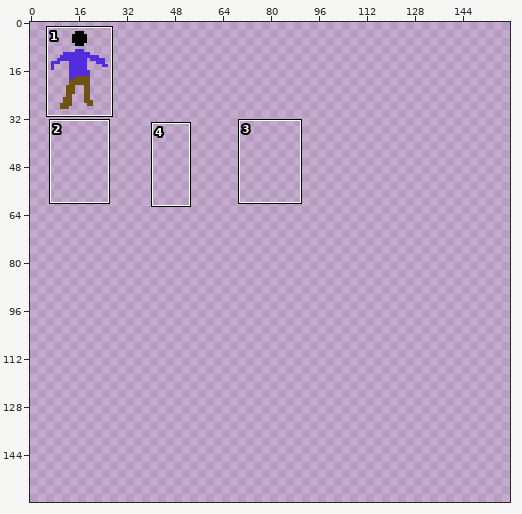
Sprite sheet, stored at graphics/Player.png. The picture above shows the old version from afar; the outline marks the close-up.
Close-up. First the earlier version:
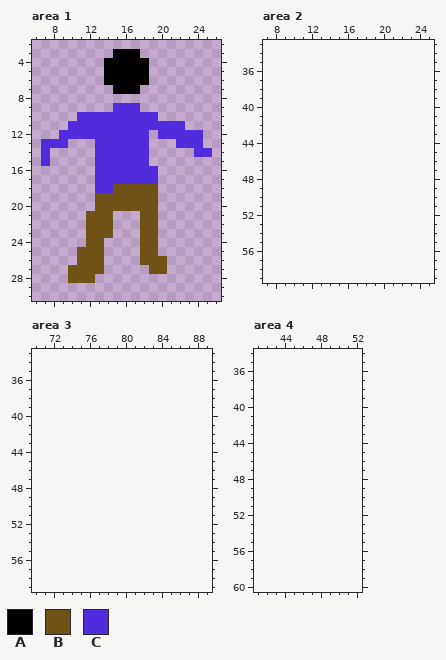
The file is 32x32 pixels. Shown: area 1: x 6..26, y 2..30; area 2: x 7..25, y 33..59; area 3: x 70..89, y 33..59; area 4: x 41..52, y 34..60. The old version is drawn lined up with the new one, on the new canvas. The commit also changed other parts of the picture, which this record leaves out.
Palette (. is transparent): A #000000  B #6f5316  C #512cdc
Pixels before, area 1, first column x 7:
 3 ........AAA........
 4 .......AAAAA.......
 5 .......AAAAA.......
 6 .......AAAAA.......
 7 ........AAA........
 8 ...................
 9 ........CCC........
10 ....CCCCCCCCC......
11 ...CCCCCCCCCCCCC...
12 ..CCCCCCCCCC.CCCCC.
13 CCC...CCCCCC...CCC.
14 C.....CCCCCC.....CC
15 C.....CCCCCC.......
16 ......CCCCCCC......
17 ......CCCCCCC......
18 ......CCBBBBB......
19 ......BBBBBBB......
20 ......BBBBBBB......
21 .....BBB...BB......
22 .....BBB...BB......
23 .....BBB...BB......
24 .....BB....BB......
25 ....BBB....BB......
26 ....BBB....BBB.....
27 ...BBBB.....BB.....
28 ...BBB.............
After:
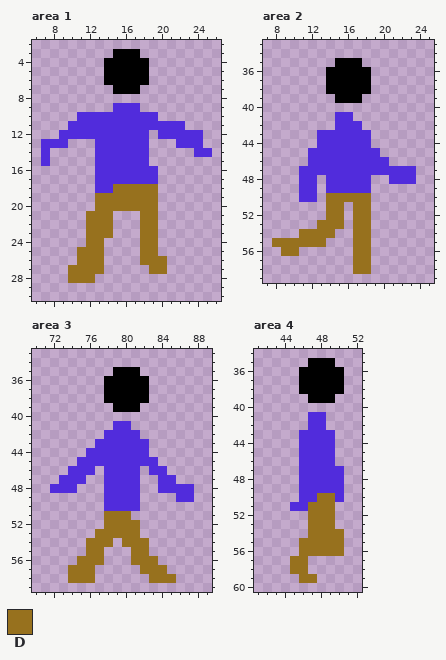
Colours new in this view: D #97711e
What changed:
canvas 32x32 -> 160x160
Area 1:
y 18: x 15..19 BBBBB -> DDDDD
y 19..20: x 13..19 BBBBBBB -> DDDDDDD
y 21..23: x 12..14 BBB -> DDD; x 18..19 BB -> DD
y 24: x 12..13 BB -> DD; x 18..19 BB -> DD
y 25: x 11..13 BBB -> DDD; x 18..19 BB -> DD
y 26: x 11..13 BBB -> DDD; x 18..20 BBB -> DDD
y 27: x 10..13 BBBB -> DDDD; x 19..20 BB -> DD
y 28: x 10..12 BBB -> DDD
Area 2:
y 35: x 15..17 ... -> AAA
y 36..38: x 14..18 ..... -> AAAAA
y 39: x 15..17 ... -> AAA
y 41: x 15..16 .. -> CC
y 42: x 15..17 ... -> CCC
y 43..44: x 13..18 ...... -> CCCCCC
y 45: x 12..19 ........ -> CCCCCCCC
y 46: x 12..20 ......... -> CCCCCCCCC
y 47: x 11..23 ............. -> CCCCCCCCCCCCC
y 48: x 11..12 .. -> CC; x 14..18 ..... -> CCCCC; x 21..23 ... -> CCC
y 49: x 11..12 .. -> CC; x 14..18 ..... -> CCCCC
y 50: x 11..12 .. -> CC; x 14..18 ..... -> DDDDD
y 51..52: x 14..15 .. -> DD; x 17..18 .. -> DD
y 53: x 13..15 ... -> DDD; x 17..18 .. -> DD
y 54: x 11..14 .... -> DDDD; x 17..18 .. -> DD
y 55: x 8..13 ...... -> DDDDDD; x 17..18 .. -> DD
y 56: x 9..10 .. -> DD; x 17..18 .. -> DD
y 57..58: x 17..18 .. -> DD
Area 3:
y 35: x 79..81 ... -> AAA
y 36..38: x 78..82 ..... -> AAAAA
y 39: x 79..81 ... -> AAA
y 41: x 79..80 .. -> CC
y 42: x 78..81 .... -> CCCC
y 43: x 77..82 ...... -> CCCCCC
y 44: x 76..82 ....... -> CCCCCCC
y 45: x 75..83 ......... -> CCCCCCCCC
y 46: x 74..76 ... -> CCC; x 78..81 .... -> CCCC; x 83..84 .. -> CC
y 47: x 73..75 ... -> CCC; x 78..81 .... -> CCCC; x 84..85 .. -> CC
y 48: x 72..74 ... -> CCC; x 78..81 .... -> CCCC; x 84..87 .... -> CCCC
y 49: x 78..81 .... -> CCCC; x 86..87 .. -> CC
y 50: x 78..81 .... -> CCCC
y 51: x 78..80 ... -> DDD
y 52: x 78..81 .... -> DDDD
y 53: x 77..81 ..... -> DDDDD
y 54: x 76..78 ... -> DDD; x 80..82 ... -> DDD
y 55: x 76..77 .. -> DD; x 81..82 .. -> DD
y 56: x 75..77 ... -> DDD; x 81..83 ... -> DDD
y 57: x 74..76 ... -> DDD; x 82..84 ... -> DDD
y 58: x 74..76 ... -> DDD; x 83..85 ... -> DDD
Area 4:
y 35: x 47..49 ... -> AAA
y 36..38: x 46..50 ..... -> AAAAA
y 39: x 47..49 ... -> AAA
y 41..42: x 47..48 .. -> CC
y 43..46: x 46..49 .... -> CCCC
y 47..49: x 46..50 ..... -> CCCCC
y 50: x 46..50 ..... -> CCDDC
y 51: x 45..49 ..... -> CCDDD
y 52..53: x 47..49 ... -> DDD
y 54: x 47..50 .... -> DDDD
y 55..56: x 46..50 ..... -> DDDDD
y 57..58: x 45..46 .. -> DD
y 59: x 46..47 .. -> DD
Boxes around the changes in both close-ups, in picture pixels (x1, y1, x2, y2):
changed: (68, 184, 167, 283)
added: (272, 58, 416, 274)
added: (50, 367, 194, 583)
added: (290, 358, 344, 583)
